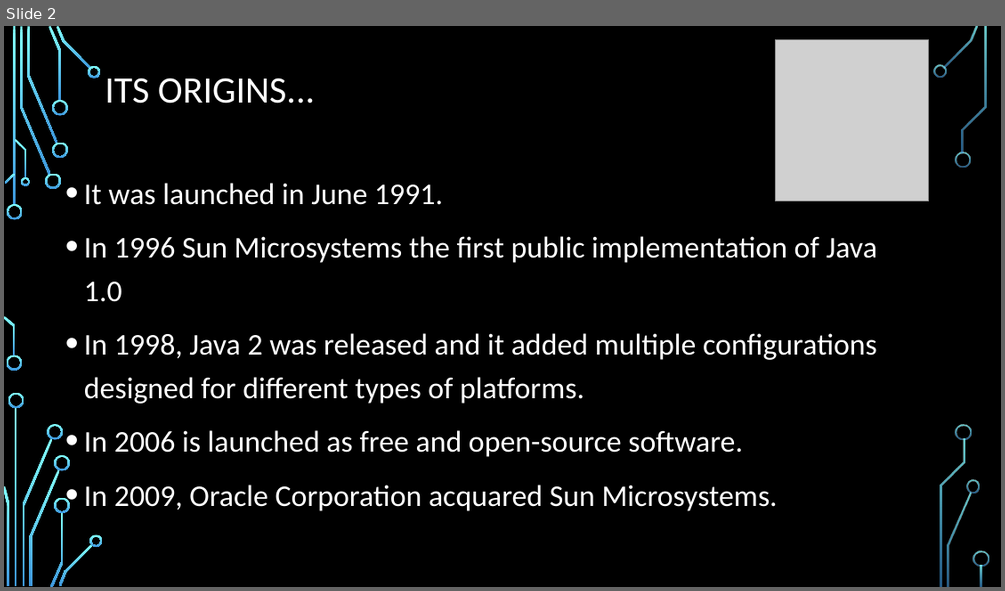
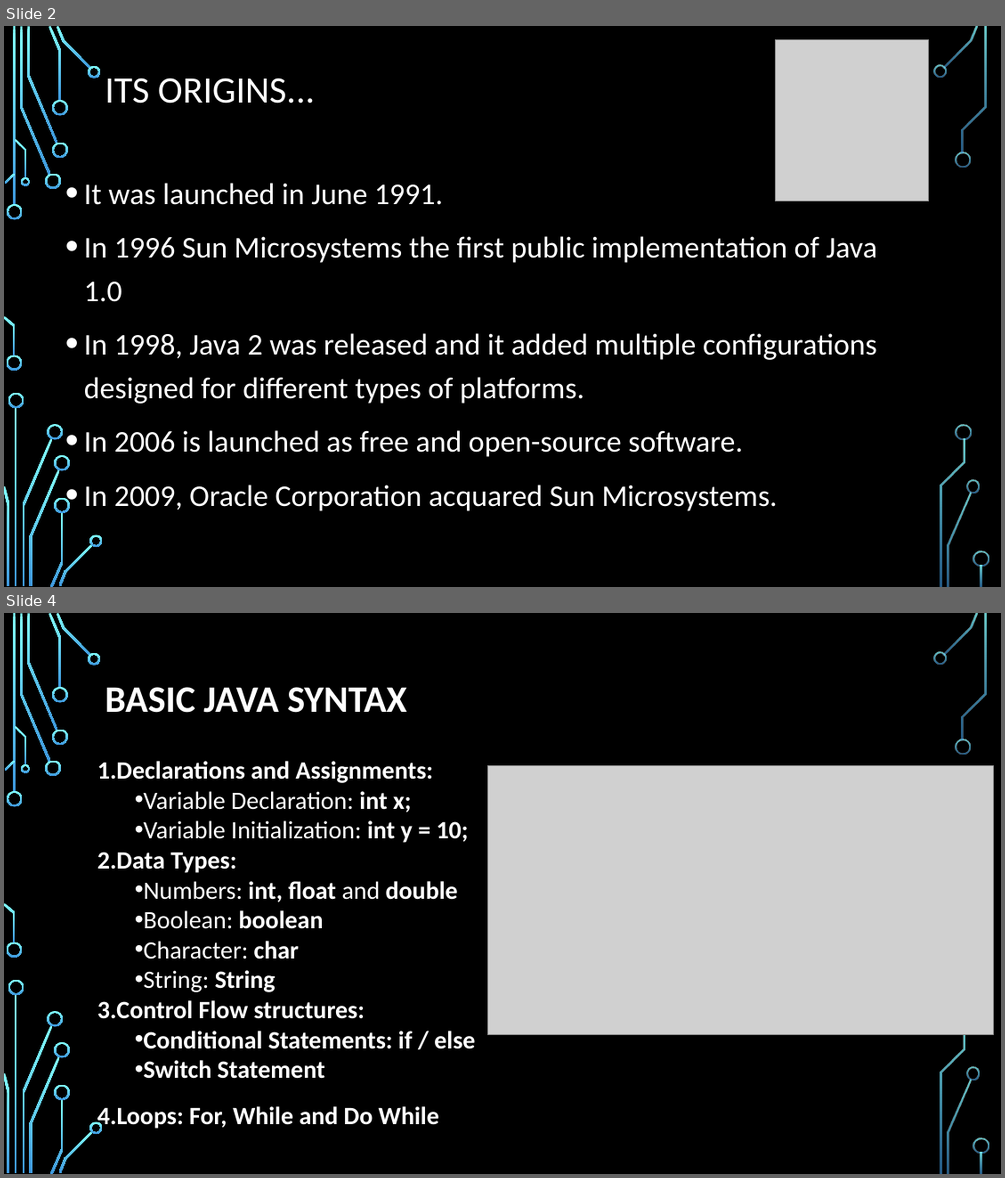
Before and after one commit to Xukialb/AE-4.-Programming-Languages, a slide deck: Java_English - Alberto.pptx. Shown one above the other, each under a label of ours: slide 2 before the commit, slides 2 and 4 after it; the slides between them are not shown. The pictures are 1005x591 and 1005x1178 pixels, drawn with LibreOffice and Linux fonts; fonts in the diff are those of the drawing; grey boxes stand for pictures; background and template pictures are left out. Boxes give left, top, right and bottom in pixels: in the first picture for what was removed or moved away, otherwise in the second. Text is boxed around its words. In the diff, an @@ line names an element or a change of style, - is before the commit and + after.

```diff
--- a/Java_English - Alberto.pptx
+++ b/Java_English - Alberto.pptx
@@ slide 4 added at bbox=[4, 613, 1001, 1174], background picture (left out); not listed: 35 template elements that a slide beside it also shows @@
@@ title added at bbox=[105, 687, 407, 713], 36 pt, text #FFFFFF, bold @@
+BASIC JAVA SYNTAX
@@ text added at bbox=[97, 761, 475, 1130], 24 pt, text #FFFFFF, bold @@
+1. Declarations and Assignments:
+  • Variable Declaration: int x;
+  • Variable Initialization: int y = 10;
+2. Data Types:
+  • Numbers: int, float and double
+  • Boolean: boolean
+  • Character: char
+  • String: String
+3. Control Flow structures:
+  • Conditional Statements: if / else
+  • Switch Statement
+4.Loops: For, While and Do While
@@ picture added at bbox=[488, 765, 994, 1035] @@
```
Also in this commit, not shown: 3 slides changed, 1 other slide added, 3 slides removed, 1 other file.
